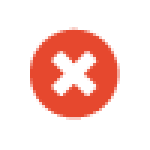
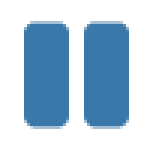
Revision of a layered 150 x 150 image; what changed, layer by layer:
hid "Clear" over (30, 27, 120, 120)
showed "Pause" over (24, 21, 129, 129)
